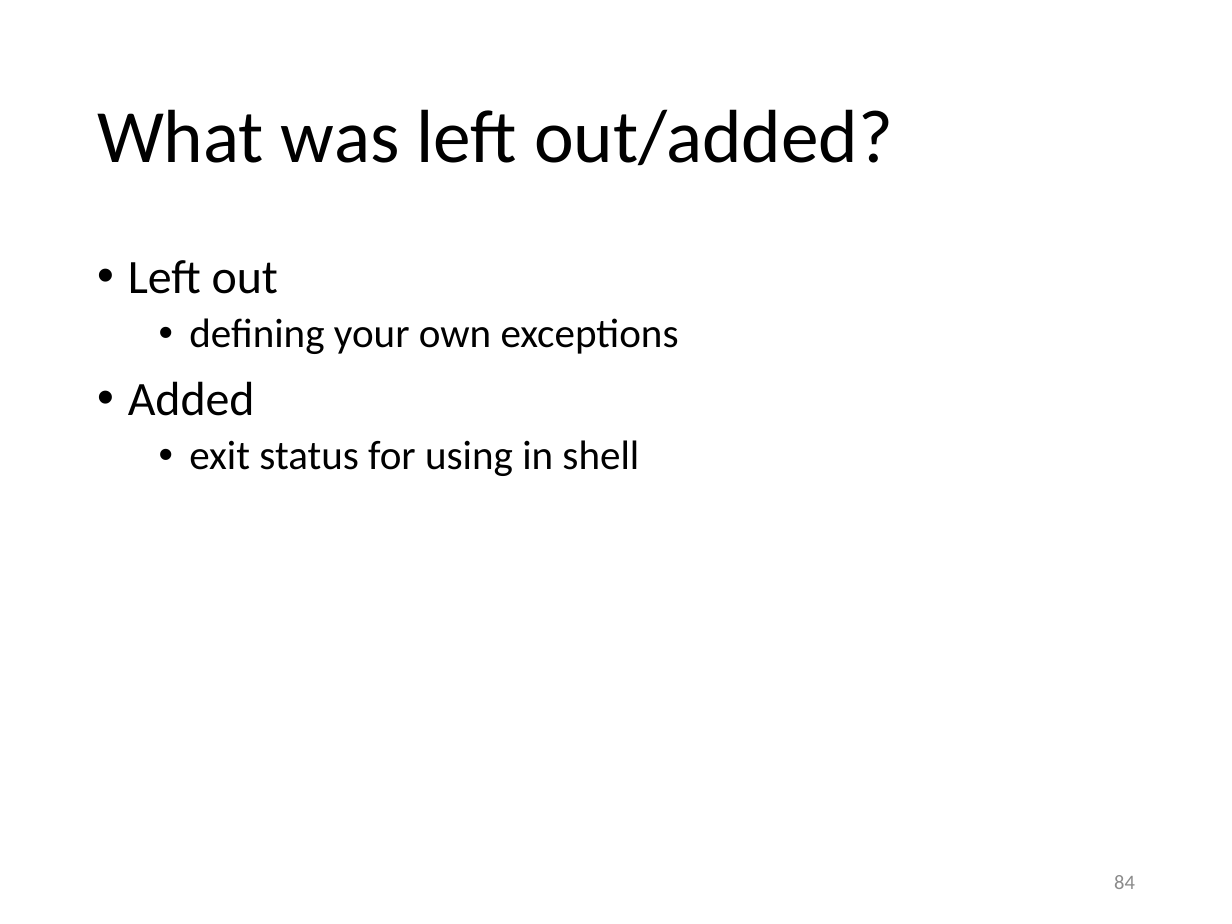
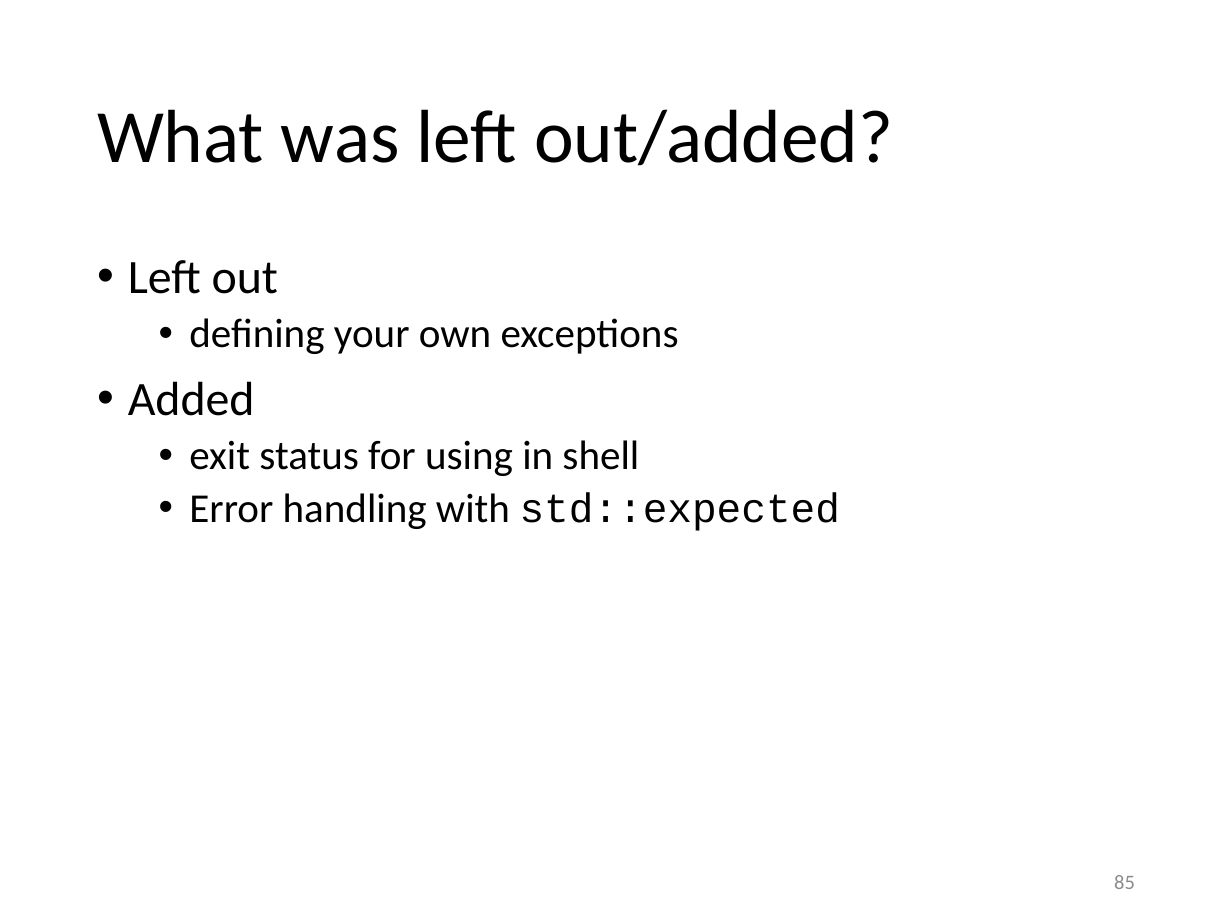
Before and after one commit to gjbex/Scientific-C-plus-plus, a slide deck: slide 85 of scientific_cpp.pptx (slide 84 before the commit). Drawn at 1232x924 pixels with LibreOffice and Linux fonts; fonts in the diff are those of the drawing. Boxes give left, top, right and bottom in pixels: in the first picture for what was removed or moved away, otherwise in the second. Text is boxed around its words. In the diff, an @@ line names an element or a change of style, - is before the commit and + after.

Commit message:
Add std::expected slide

```diff
--- a/scientific_cpp.pptx
+++ b/scientific_cpp.pptx
@@ text at box(189, 492, 840, 531): paragraph added @@
+  • Error handling with std::expected
@@ page number at box(1114, 875, 1135, 889): text changed @@
-84
+85
```
Also in this commit, not shown: 1 other slide changed, 1 slide added.
